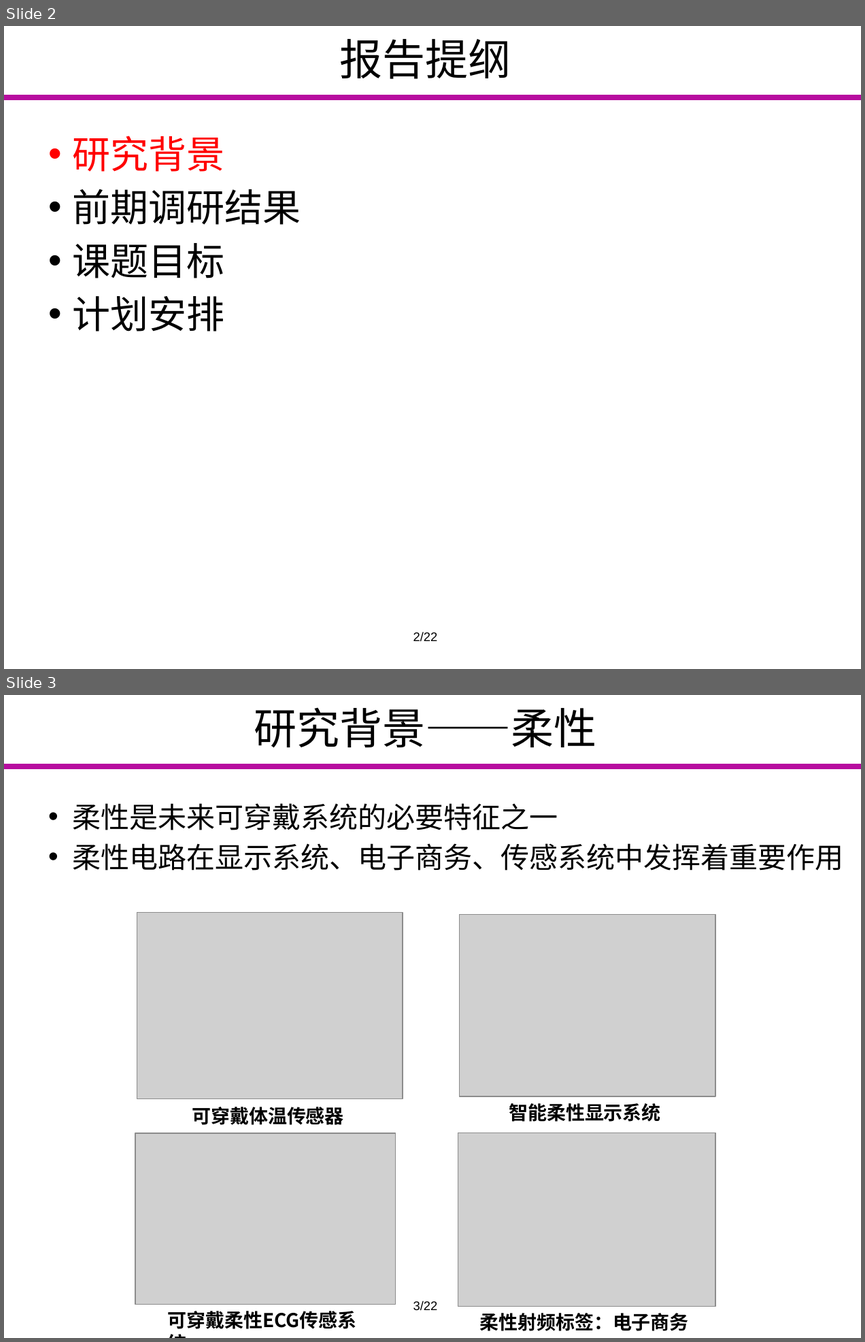
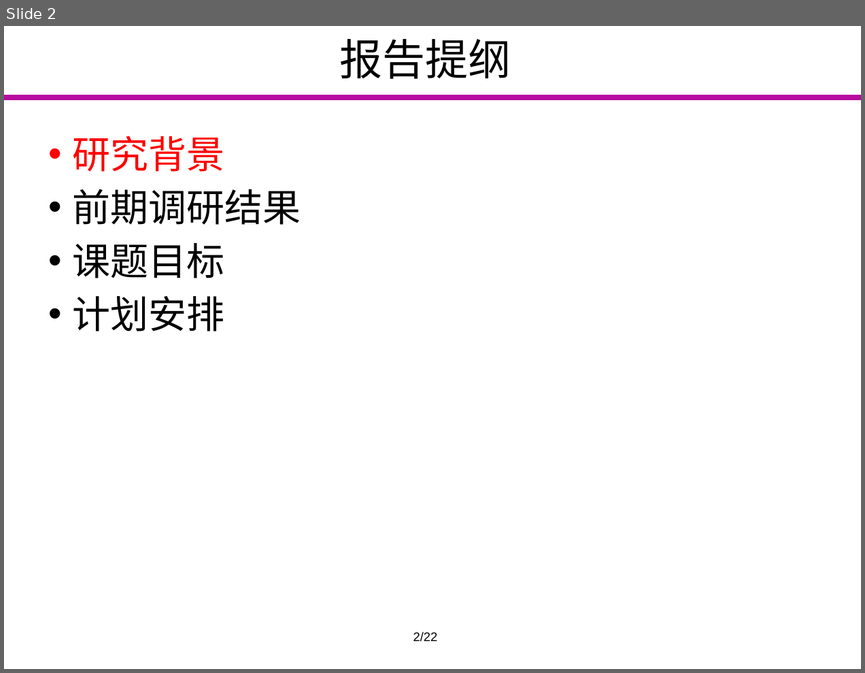
Before and after one commit to Markov2016/kaiti, a slide deck: ppt/yyx_v1.0.pptx. Shown one above the other, each under a label of ours: slides 2 and 3 before the commit, slide 2 after it. The pictures are 865x1342 and 865x673 pixels, drawn with LibreOffice and Linux fonts; fonts in the diff are those of the drawing; grey boxes stand for pictures; background and template pictures are left out. Boxes give left, top, right and bottom in pixels: in the first picture for what was removed or moved away, otherwise in the second. Text is boxed around its words. In the diff, an @@ line names an element or a change of style, - is before the commit and + after.

```diff
--- a/ppt/yyx_v1.0.pptx
+++ b/ppt/yyx_v1.0.pptx
@@ slide 3 removed at (4, 695, 861, 1338), background #FFFFFF; not listed: 1 template element that a slide beside it also shows @@
@@ title removed at (254, 708, 596, 747) @@
-研究背景——柔性
@@ text removed at (73, 803, 844, 870) @@
-• 柔性是未来可穿戴系统的必要特征之一
-• 柔性电路在显示系统、电子商务、传感系统中发挥着重要作用
@@ text removed at (413, 1300, 438, 1310) @@
-3/22
@@ group removed at (135, 913, 715, 1331): 4 pictures, 4 texts @@
-可穿戴体温传感器
-柔性射频标签：电子商务
-智能柔性显示系统
-可穿戴柔性ECG传感系统
```
Also in this commit, not shown: 4 slides added, 4 other slides removed.
